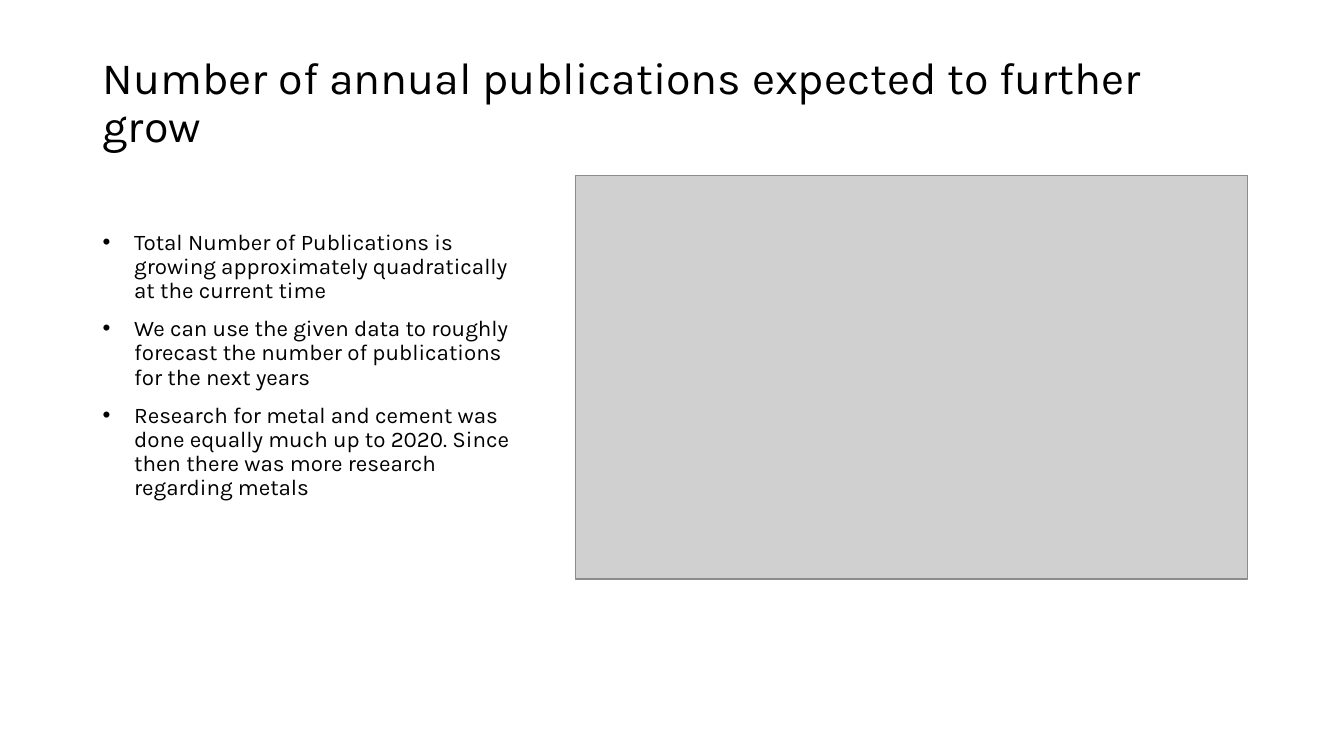
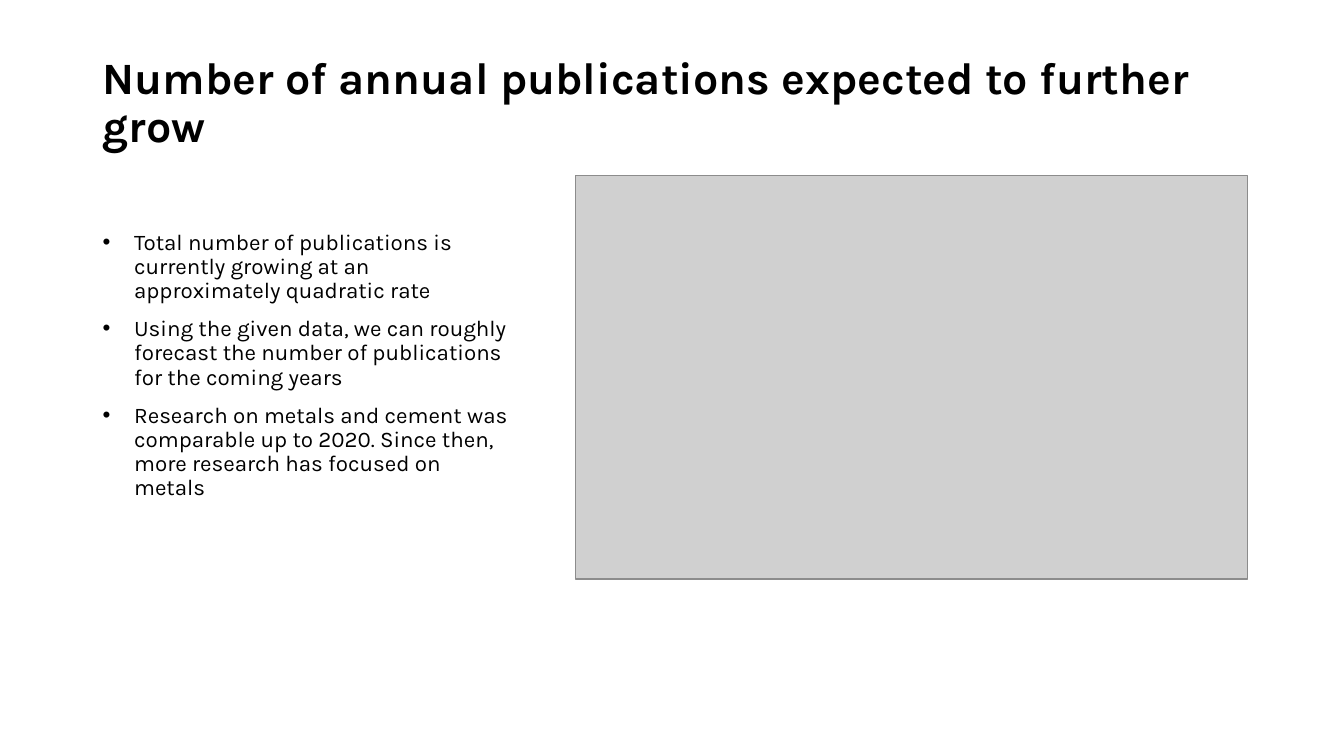
Before and after one commit to GMPuntigam/DataDrivenForesight, a slide deck: slide 8 of presentation/DataDrivenForesight.pptx. Drawn at 1344x756 pixels with LibreOffice and Linux fonts; fonts in the diff are those of the drawing; grey boxes stand for pictures. Boxes give left, top, right and bottom in pixels: in the first picture for what was removed or moved away, otherwise in the second. Text is boxed around its words. In the diff, an @@ line names an element or a change of style, - is before the commit and + after.

```diff
--- a/presentation/DataDrivenForesight.pptx
+++ b/presentation/DataDrivenForesight.pptx
@@ title "Number of annual publications expected ..." at (103,62,1189,153): bold on @@
@@ text at (134,234,507,496): text changed @@
-• Total Number of Publications is growing approximately quadratically at the current time
-• We can use the given data to roughly forecast the number of publications for the next years
-• Research for metal and cement was done equally much up to 2020. Since then there was more research regarding metals
+• Total number of publications is currently growing at an approximately quadratic rate
+• Using the given data, we can roughly forecast the number of publications for the coming years
+• Research on metals and cement was comparable up to 2020. Since then, more research has focused on metals
```
Also in this commit, not shown: 17 other slides changed, 11 other files.
